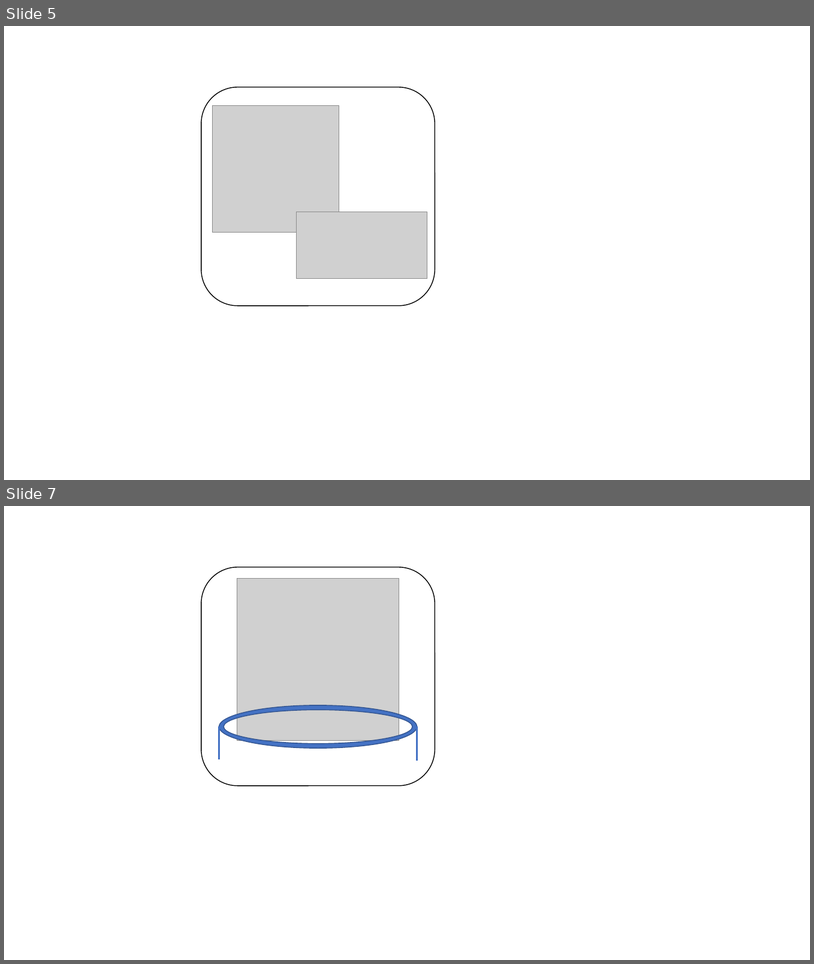
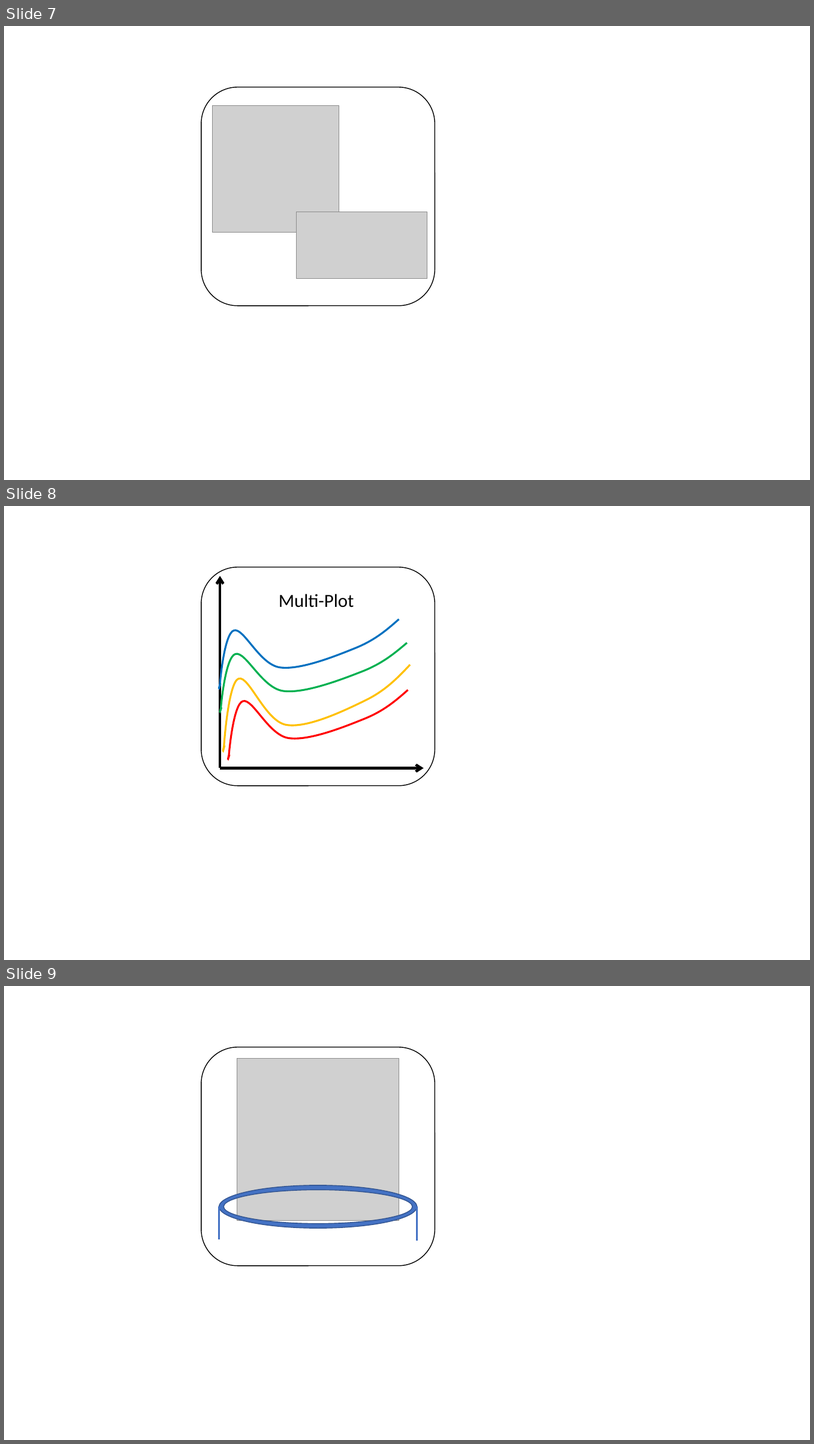
Before and after one commit to jcollini/PPMV__Physical_Property_Measurement_Viewer, a slide deck: PPMV_v1/icon_maker.pptx. Shown one above the other, each under a label of ours: slides 5 and 7 before the commit, slides 7, 8 and 9 after it; the slides between them are not shown. The pictures are 814x964 and 814x1444 pixels, drawn with LibreOffice and Linux fonts; fonts in the diff are those of the drawing; grey boxes stand for pictures. Boxes give left, top, right and bottom in pixels: in the first picture for what was removed or moved away, otherwise in the second. Text is boxed around its words. In the diff, an @@ line names an element or a change of style, - is before the commit and + after.

```diff
--- a/PPMV_v1/icon_maker.pptx
+++ b/PPMV_v1/icon_maker.pptx
@@ slide 8 added at <box>4,506,810,960</box>, background #FFFFFF @@
@@ rounded rectangle added at <box>201,567,435,786</box>, fill #FFFFFF, outline #000000 1 pt @@
@@ arrow added from (220, 768) to (220, 576), #000000 3 pt @@
@@ text added at <box>279,594,354,607</box>, 22 pt, text #000000 @@
+Multi-Plot
@@ freeform shape added at <box>219,619,399,688</box>, outline #0070C0 2.25 pt @@
@@ freeform shape added at <box>220,643,407,712</box>, outline #00B050 2.25 pt @@
@@ freeform shape added at <box>223,664,410,750</box>, outline #FFC000 2.25 pt @@
@@ freeform shape added at <box>228,690,409,759</box>, outline #FF0000 2.25 pt @@
@@ arrow added from (220, 768) to (424, 768), #000000 3 pt @@
@@ what was slide 5 is now slide 7 @@
@@ what was slide 7 is now slide 9 @@
```
Also in this commit, not shown: 1 slide changed, 1 other slide added, 4 other files.
